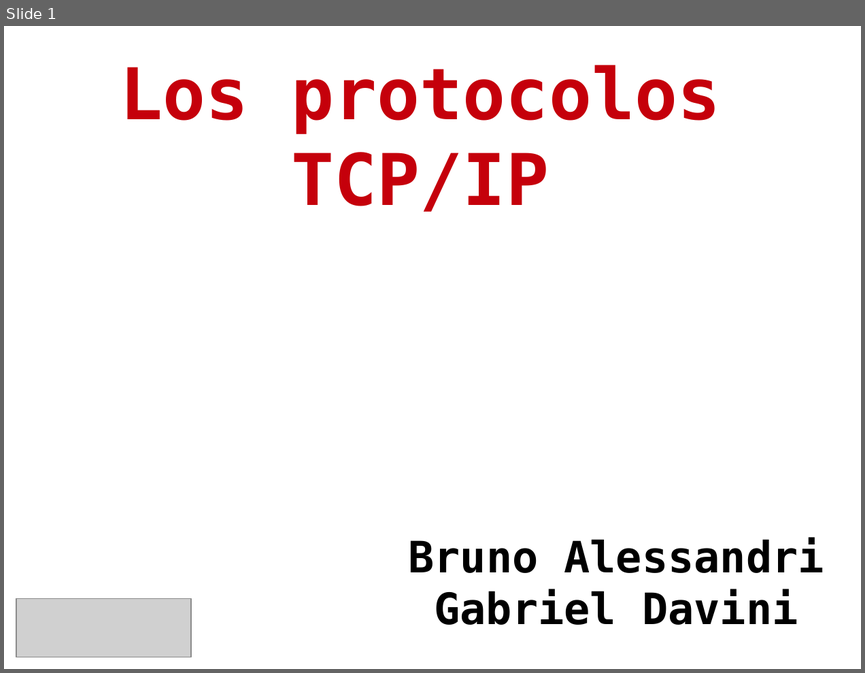
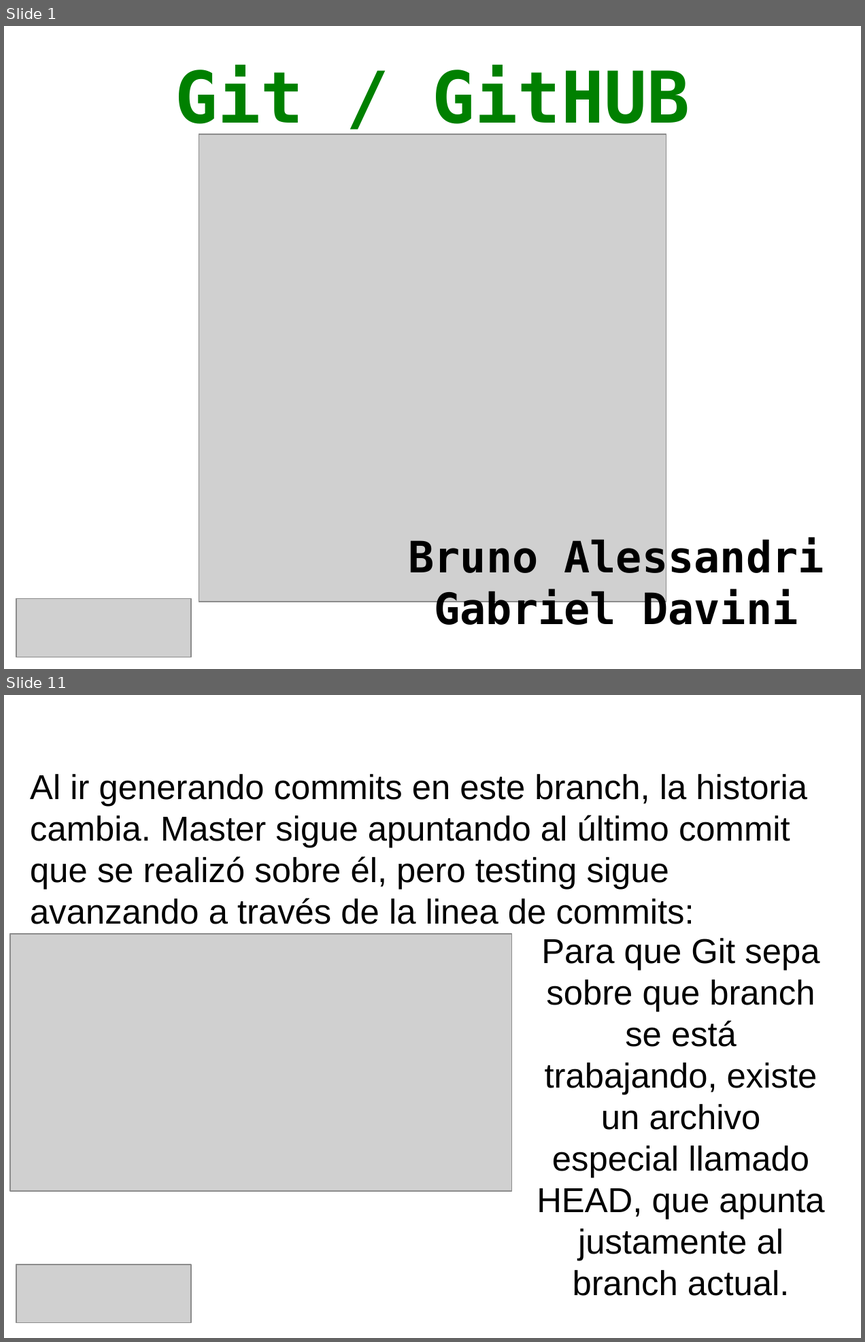
Before and after one commit to gabrielo77/TP_Git-GitHUB_CyR_UTNFRRo_2014, a slide deck: git_github.odp. Shown one above the other, each under a label of ours: slide 1 before the commit, slides 1 and 11 after it; the slides between them are not shown. The pictures are 865x673 and 865x1342 pixels, drawn with LibreOffice and Linux fonts; fonts in the diff are those of the drawing; grey boxes stand for pictures; background and template pictures are left out. Boxes give left, top, right and bottom in pixels: in the first picture for what was removed or moved away, otherwise in the second. Text is boxed around its words. In the diff, an @@ line names an element or a change of style, - is before the commit and + after.

```diff
--- a/git_github.odp
+++ b/git_github.odp
@@ slide 11 added at <box>4,695,861,1338</box>, background #FFFFFF @@
@@ text added at <box>30,774,807,924</box>, 32 pt, text #000000 @@
+Al ir generando commits en este branch, la historia cambia. Master sigue apuntando al último commit que se realizó sobre él, pero testing sigue avanzando a través de la linea de commits:
@@ picture added at <box>10,934,513,1191</box> @@
@@ subtitle added at <box>536,938,824,1295</box>, 32 pt, text #000000 @@
+Para que Git sepa sobre que branch se está trabajando, existe un archivo especial llamado HEAD, que apunta justamente al branch actual.
@@ picture added at <box>16,1264,192,1323</box> @@
@@ slide 1 changed as well @@
@@ title at <box>175,65,689,137</box>: text changed; text colour #C5000B to #008000 @@
-Los protocolos TCP/IP
+Git / GitHUB
@@ picture added at <box>199,134,666,601</box> @@
```
Also in this commit, not shown: 2 other slides changed, 15 other slides added, 13 slides removed, 1 other file.
